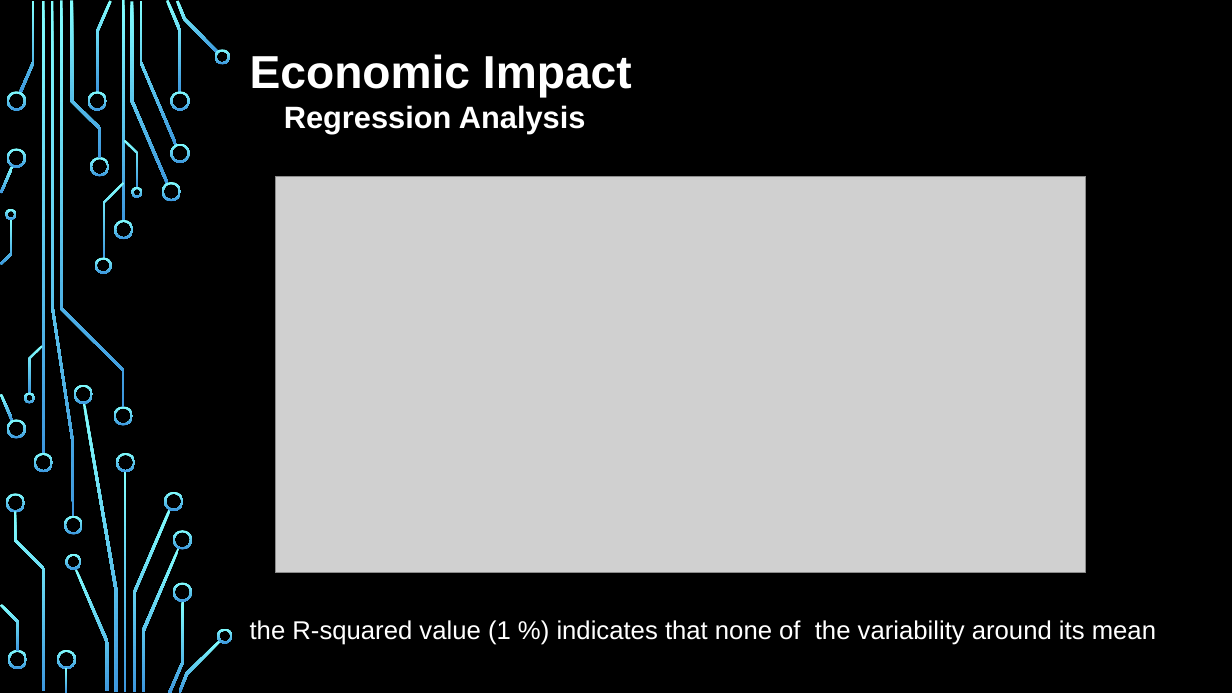
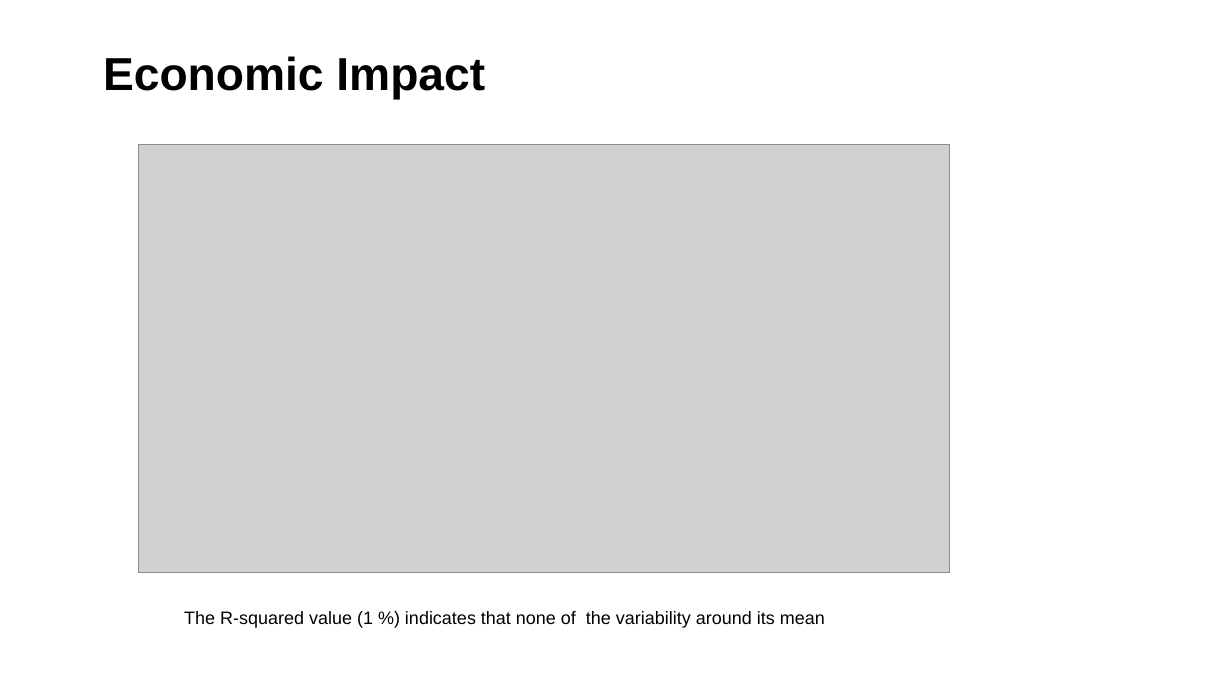
Before and after one commit to mguner-data/Global_Suicide_Data_Analysis, a slide deck: slide 10 of AL_Final_Presentation.pptx (slide 9 before the commit). Drawn at 1232x693 pixels with LibreOffice and Linux fonts; fonts in the diff are those of the drawing; grey boxes stand for pictures; background and template pictures are left out. Boxes give left, top, right and bottom in pixels: in the first picture for what was removed or moved away, otherwise in the second. Text is boxed around its words. In the diff, an @@ line names an element or a change of style, - is before the commit and + after.

Commit message:
add final ppt

```diff
--- a/AL_Final_Presentation.pptx
+++ b/AL_Final_Presentation.pptx
@@ background picture (left out) to #FFFFFF @@
@@ text "Economic Impact": place and size @@
-text "Economic Impact" at [250, 54, 632, 134]
+text "Economic Impact" at [103, 56, 485, 100]
@@ text "Economic Impact" at [103, 56, 485, 100]: text colour #FFFFFF to #000000 @@
@@ text at [284, 105, 586, 134]: paragraph removed @@
-Regression Analysis
@@ picture: place and size @@
-picture at [275, 177, 1086, 573]
+picture at [139, 145, 949, 573]
@@ group removed at [0, 0, 233, 693]: 50 freeform shapes, 4 rectangles @@
@@ subtitle at [184, 611, 825, 628]: text changed; size 20 to 14 pt; text colour #FFFFFF to #000000 @@
-the R-squared value (1 %) indicates that none of the variability around its mean
+The R-squared value (1 %) indicates that none of the variability around its mean
```
Also in this commit, not shown: 8 other slides changed, 2 slides added.
